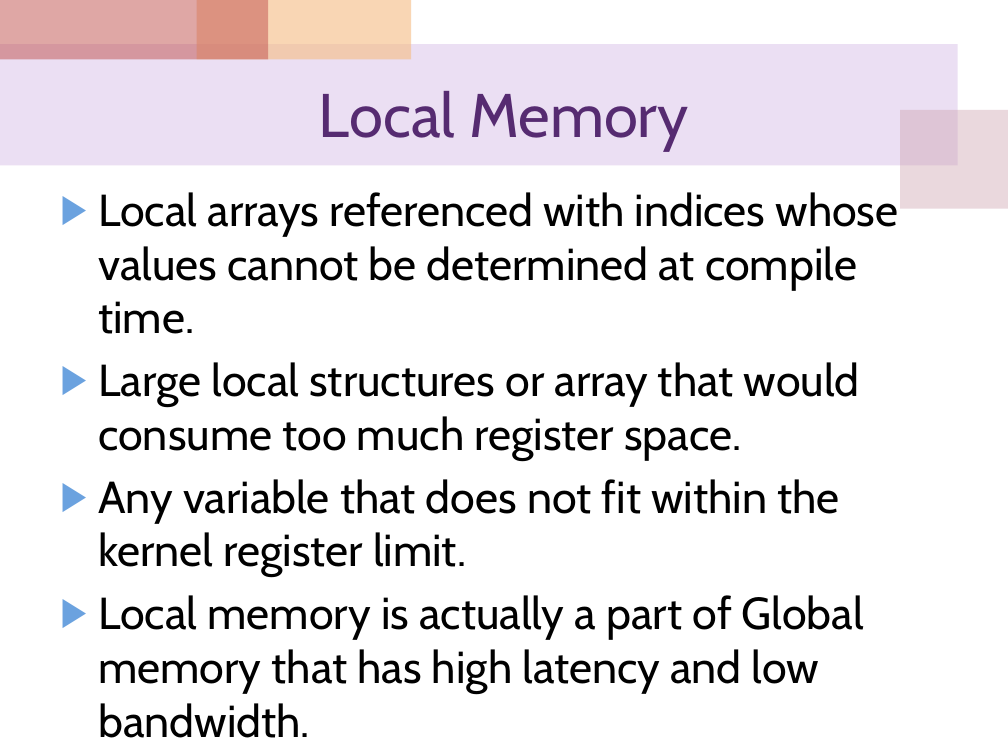
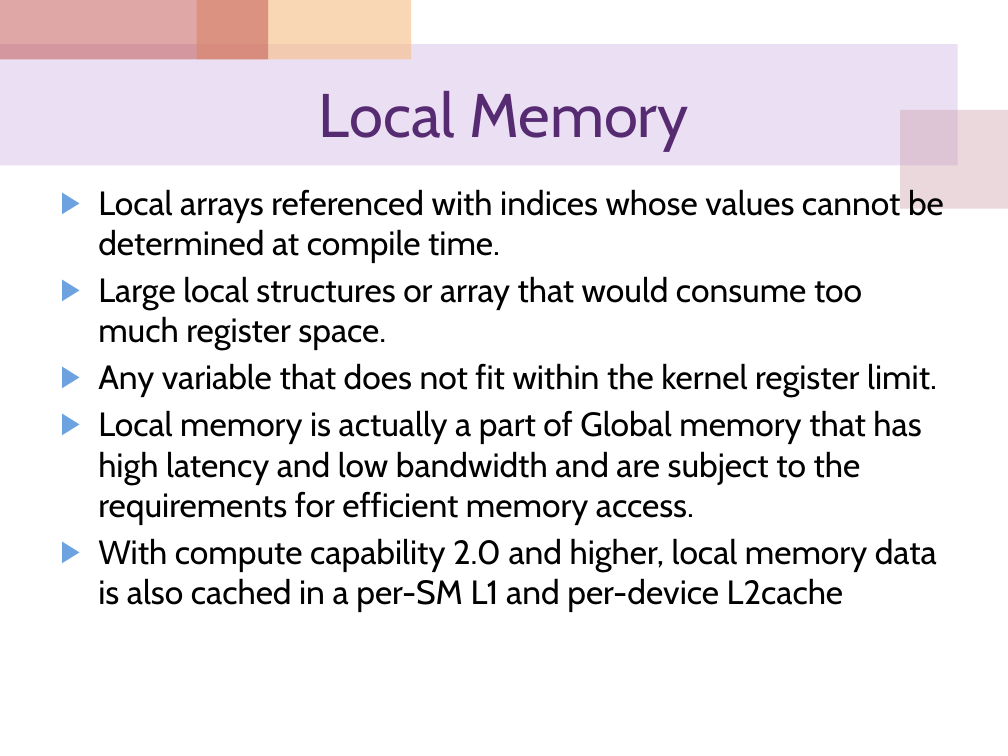
Before and after one commit to cocojk/major, a slide deck: slide 8 of gpu/EE817 Lecture 5 CUDA Memory Architecture.pptx. Drawn at 1008x756 pixels with LibreOffice and Linux fonts; fonts in the diff are those of the drawing. Boxes give left, top, right and bottom in pixels: in the first picture for what was removed or moved away, otherwise in the second. Text is boxed around its words. In the diff, an @@ line names an element or a change of style, - is before the commit and + after.

```diff
--- a/gpu/EE817 Lecture 5 CUDA Memory Architecture.pptx
+++ b/gpu/EE817 Lecture 5 CUDA Memory Architecture.pptx
@@ text at (98,189,944,397): size 32 to 24 pt in "Local arrays referenced with indices whose values ...", "Large local structures or array that would ...", "Any variable that does not fit within ..."; less space between paragraphs @@
@@ text at (98,410,937,612): text changed; size 32 to 24 pt @@
-▶ Local memory is actually a part of Global memory that has high latency and low bandwidth.
+▶ Local memory is actually a part of Global memory that has high latency and low bandwidth and are subject to the requirements for efficient memory access.
+▶ With compute capability 2.0 and higher, local memory data is also cached in a per-SM L1 and per-device L2cache
```
Also in this commit, not shown: 12 other slides changed, 6 slides added, 2 other files.
